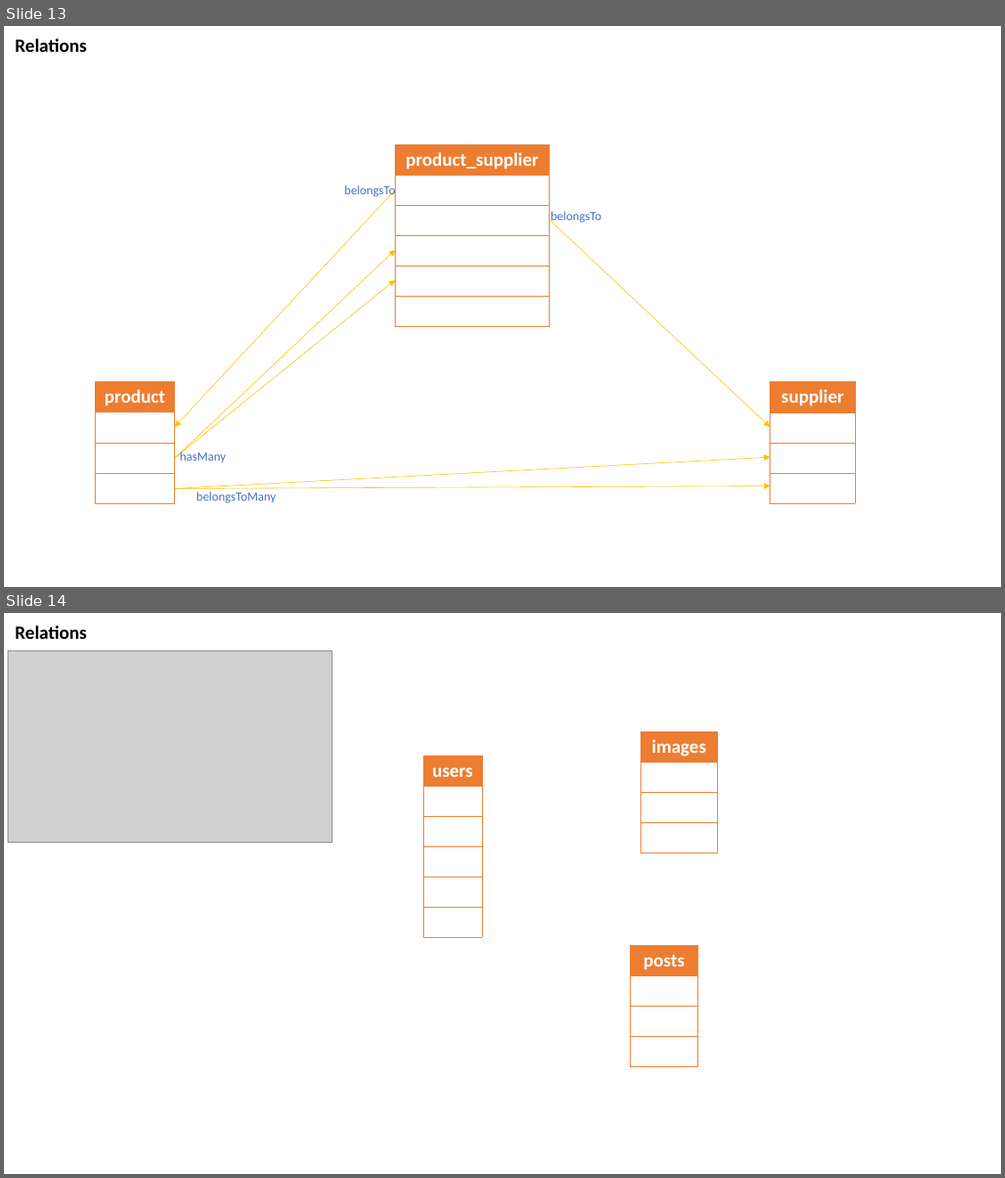
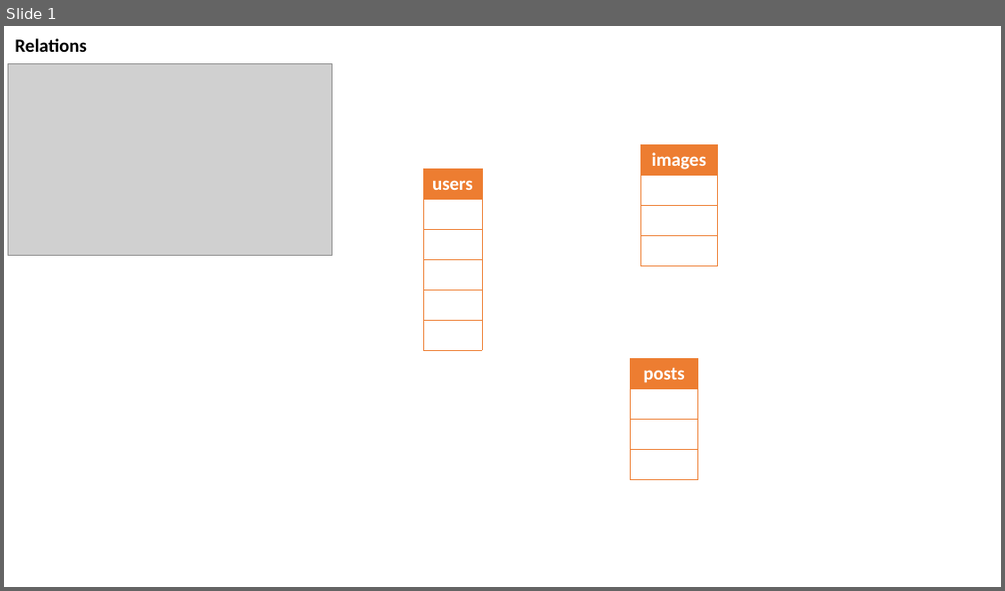
Before and after one commit to MohammadFAHssn/Udemy--Lets-Learn-Laravel--A-Guided-Path-For-Beginners, a slide deck: Presentation1.pptx. Shown one above the other, each under a label of ours: slides 13 and 14 before the commit, slide 1 after it. The pictures are 1005x1178 and 1005x591 pixels, drawn with LibreOffice and Linux fonts; fonts in the diff are those of the drawing; grey boxes stand for pictures. Boxes give left, top, right and bottom in pixels: in the first picture for what was removed or moved away, otherwise in the second. Text is boxed around its words. In the diff, an @@ line names an element or a change of style, - is before the commit and + after.

```diff
--- a/Presentation1.pptx
+++ b/Presentation1.pptx
@@ slide 13 removed at <box>4,26,1001,587</box>, background #FFFFFF @@
@@ text removed at <box>15,38,87,52</box> @@
-Relations
@@ table removed at <box>395,144,550,326</box>, 6 rows, 1 columns @@
-product_supplier
-
-
-
-
-
@@ text removed at <box>344,185,395,198</box> @@
-belongsTo
@@ arrow removed from (395, 190) to (175, 426) @@
@@ text removed at <box>550,211,601,224</box> @@
-belongsTo
@@ arrow removed from (550, 220) to (769, 426) @@
@@ arrow removed from (175, 459) to (395, 249) @@
@@ arrow removed from (175, 459) to (395, 281) @@
@@ table removed at <box>96,382,175,503</box>, 4 rows, 1 columns @@
-product
-
-
-
@@ table removed at <box>770,382,856,503</box>, 4 rows, 1 columns @@
-supplier
-
-
-
@@ text removed at <box>180,450,226,462</box> @@
-hasMany
@@ arrow removed from (175, 488) to (770, 457) @@
@@ arrow removed from (175, 488) to (770, 486) @@
@@ text removed at <box>196,491,275,503</box> @@
-belongsToMany
@@ what was slide 14 is now slide 1 @@
```
Also in this commit, not shown: 12 other slides removed, 16 other files.
